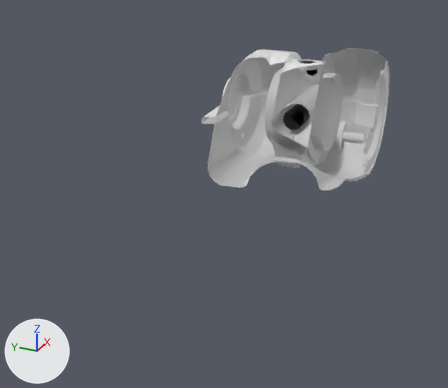
Renders of the glTF model public/models/ABB_1600_12_6.glb from each side of a commit.
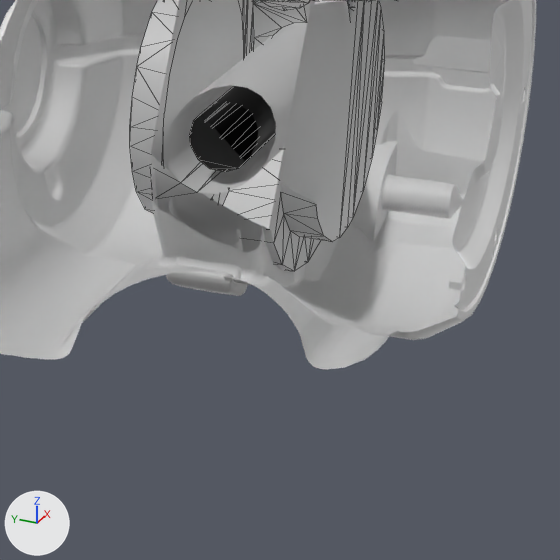
Each version is shown from a 50 mm camera at (0.2474, -0.1497, 1.1181) aimed at (0.7047, 0.0561, 0.8895), then close up on the part from 50% to 89% of the width and 20% to 64% of the height. Lighting does not change. The marker at lower left points along +X, +Y and +Z. The close-ups show mesh edges as thin lines. Everything nearer to the camera than a plane just in front of the edit is cut away. Where no turn or scale is listed for an object, it has been applied to the vertices. Vertices at the same position are counted once.

Names of what the first close-up shows: 'link_4', 'link_5', 'link_6'.
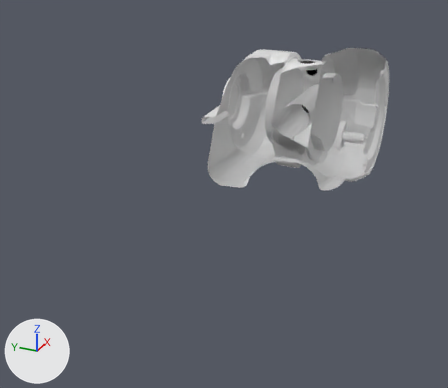
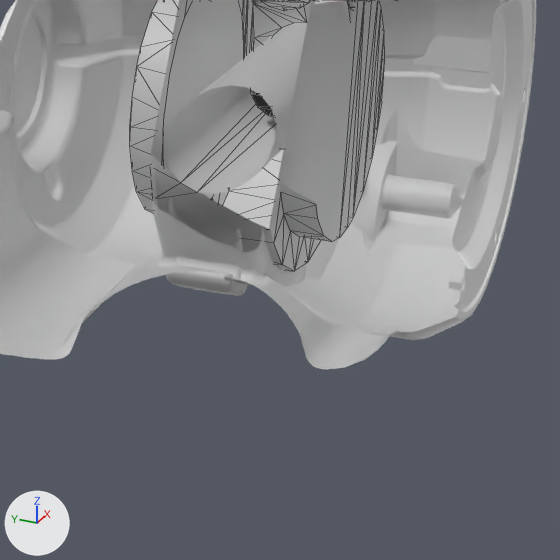
Changed parts and their boxes (x1, y1, x2, y2) in the close-ups (560 x 560 px):
```json
{"object": "link_6", "change": "reshaped", "before": [189, 86, 276, 172], "after": [250, 90, 274, 117]}
```

The change, as JSON lines over the scene's bpy script:
```json
{"block": "me_visuals_6", "where": "me_visuals_6.from_pydata(...)  # 390 vertices, 785 faces; spans x 0.717..0.8151, y -0.0253..0.0247, z 0.9365..0.9865"}
{"block": "me_visuals_6", "where": "# used by ob_link_6; location = (0.0, 0.0, 0.0)"}
{"block": "me_visuals_6", "change": "me_visuals_6 part 1: all 14 vertices in x 0.717, y -0.0088..0.0082, z 0.9531..0.9699 are moved by (0.0498, 0.0, 0.0)"}
```
